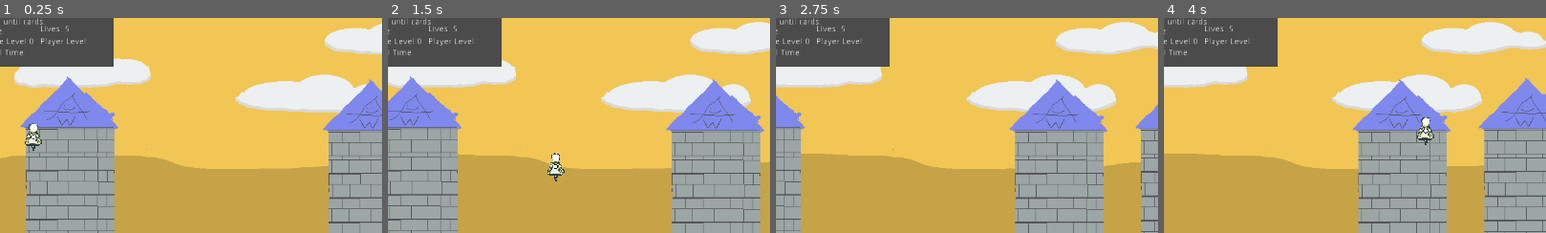
Above: before the commit, frames 1-4 (left to right).
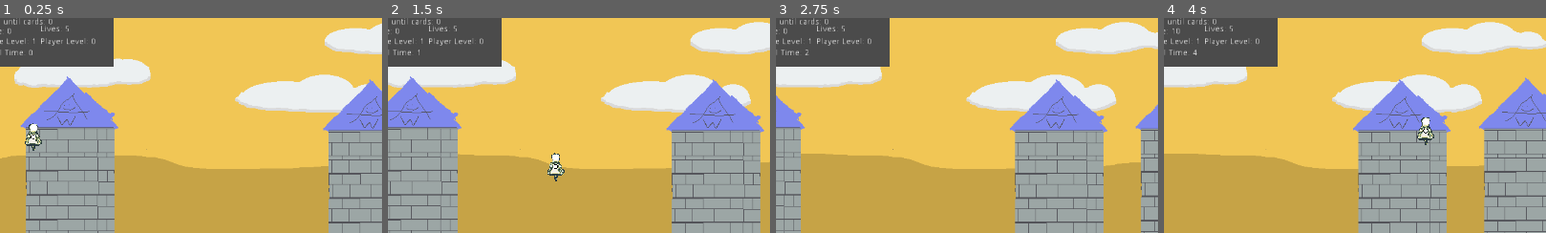
Above: after the commit, the same moments.

Repository: smbanasik/Cardtractor
Game: Godot game, scene res://assets/BulletHell/Scenes/Main.tscn
Two runs of this game, one before a commit and one after it. Both use one fixed random seed, a clock stepped at 60 frames per second and the inputs below.
Inputs (mouse positions are % of the whole screen's width and height, from its top left):
- Up to frame 1 (0.25 s): no input
- Up to frame 2 (1.5 s): move the mouse to (72, 45) at 0.52 s; press the mouse at (72, 45) at 0.53 s; hold D (move_right) 0.53-1.28 s; move the mouse to (30, 55) at 1.27 s; release the mouse at (30, 55) at 1.28 s; hold S (move_down) from 1.28 s (still down); tap Shift (move_fast) at 1.35 s
- Up to frame 3 (2.75 s): move the mouse to (60, 28) at 2.02 s; release S (move_down) at 2.03 s; hold D (move_right) from 2.03 s (still down); hold Z (shoot_projectile) from 2.03 s (still down)
- Up to frame 4 (4 s): move the mouse to (45, 70) at 2.77 s; release D (move_right) at 2.78 s; release Z (shoot_projectile) at 2.78 s; hold W (move_up) 2.78-3.53 s; click (45, 70) at 2.85 s; move the mouse to (80, 65) at 3.52 s; hold A (move_left) from 3.53 s (still down); hold Shift (move_fast) from 3.53 s (still down)
The pictures show only the part of the screen within x 2-52%, y 0-50%; the shares and areas given below are measured in that part.

The runs differ from the first frame. In frame 1, less than 0.1% of the frame differs, in the area x 2-25%, y 0-18%; in frame 2, less than 0.1%; in frame 3, less than 0.1%; in frame 4, 0.1%.

Commit message:
Functional UI
Modified sections in main and the UI script to make it functional. Improvements in the time could still be done, as well as formatting the shape.

Diff:
--- a/assets/BulletHell/Scenes/Main.gd
+++ b/assets/BulletHell/Scenes/Main.gd
@@ -43,11 +43,15 @@
 export(PackedScene) var projectileSine
 export(PackedScene) var enemyAngel
 
-var playerScore = 0
 var waveEnemies = 0
 var enemiesKilled = 0
 var startTime = 0
+var currentTime = 0
+# TEMP VAR, eventuall use timer
 var cardTimer = 0
+var playerLives = 5
+var playerLevel = 0
+var playerScore = 0
 
 signal waveClear
 signal startLevel(difficulty, level)
@@ -69,13 +73,21 @@
 	$ParallaxBackground/CloudsGround.motion_scale.x = 1.5
 	$ParallaxBackground/MidGround.motion_scale.x = 3
 
+	# Update UI with life count and game level
+	$UserInterface.initUIVars(1, playerLives)
+	startTime = Time.get_ticks_msec()
+
 	# Start our first level
 	emit_signal("startLevel", 0, 1)
-	$UserInterface.initUIVars(0, 5)
 
 # Called every frame. 'delta' is the elapsed time since the previous frame.
 func _process(delta):
-	# 100 * delta is our scroll speed.
+
+	currentTime = Time.get_ticks_msec()
+
+	var elapsedTime = (currentTime - startTime) / 1000
+	$UserInterface.updateUI(cardTimer, playerScore, playerLives, playerLevel, elapsedTime)
+
 	$ParallaxBackground.scroll_offset.x -= 20 * delta
 	pass
 	# Check if enemies are dead, if so, run wave clear
@@ -103,7 +115,7 @@
 
 func _on_Player_playerHit(playerLives):
 	hitStop(0.1, 0.4)
-
+	self.playerLives = playerLives
 	# lol
 	if(playerLives <= 0):
 		get_tree().quit()
--- a/assets/BulletHell/ScriptsScenes/Systems/UI.gd
+++ b/assets/BulletHell/ScriptsScenes/Systems/UI.gd
@@ -5,10 +5,16 @@
 # var a = 2
 # var b = "text"
 
+# Array of stored UI text.
+var uiText = []
 
 # Called when the node enters the scene tree for the first time.
-#func _ready():
-#	pass # Replace with function body.
+func _ready():
+
+	for N in $UIText.get_children():
+		uiText.push_back(N.text)
+
+	pass # Replace with function body.
 
 
 # Called every frame. 'delta' is the elapsed time since the previous frame.
@@ -21,6 +27,8 @@
 	if textArr.size() != 6:
 		print("Array size for UIText is bad! Bad programming!")
 	else:
+		uiText = textArr
+
 		var index = 0
 		for N in $UIText.get_children():
 
@@ -36,10 +44,10 @@
 
 # Take in an array and update the UI
 func updateUI(cardTimeVal, scoreVal, livesVal, playerLevelVal, levelTimeVal):
-	$UIText/CardsTimer.text += cardTimeVal
-	$UIText/score.text += scoreVal
-	$UIText/Lives.text += livesVal
-	$UIText/PlayerLevel.text += playerLevelVal
-	$UIText/LevelTime.text += levelTimeVal
+	$UIText/CardsTimer.text = uiText[0] + str(cardTimeVal)
+	$UIText/Score.text = uiText[1] + str(scoreVal)
+	$UIText/Lives.text = uiText[3] + str(livesVal)
+	$UIText/PlayerLevel.text = uiText[4] + str(playerLevelVal)
+	$UIText/LevelTime.text = uiText[5] + str(levelTimeVal)
 
 	pass
--- a/assets/BulletHell/ScriptsScenes/Systems/UI.tscn
+++ b/assets/BulletHell/ScriptsScenes/Systems/UI.tscn
@@ -23,9 +23,9 @@
 }
 
 [node name="CardsTimer" type="RichTextLabel" parent="UIText"]
-margin_right = 110.0
+margin_right = 221.0
 margin_bottom = 40.0
-text = "Time until cards:"
+text = "Time until cards: "
 
 [node name="Score" type="RichTextLabel" parent="UIText"]
 margin_left = -1.0
@@ -40,7 +40,7 @@
 margin_top = 33.0
 margin_right = 98.0
 margin_bottom = 73.0
-text = "Game Level:"
+text = "Game Level: "
 
 [node name="Lives" type="RichTextLabel" parent="UIText"]
 margin_left = 98.0
